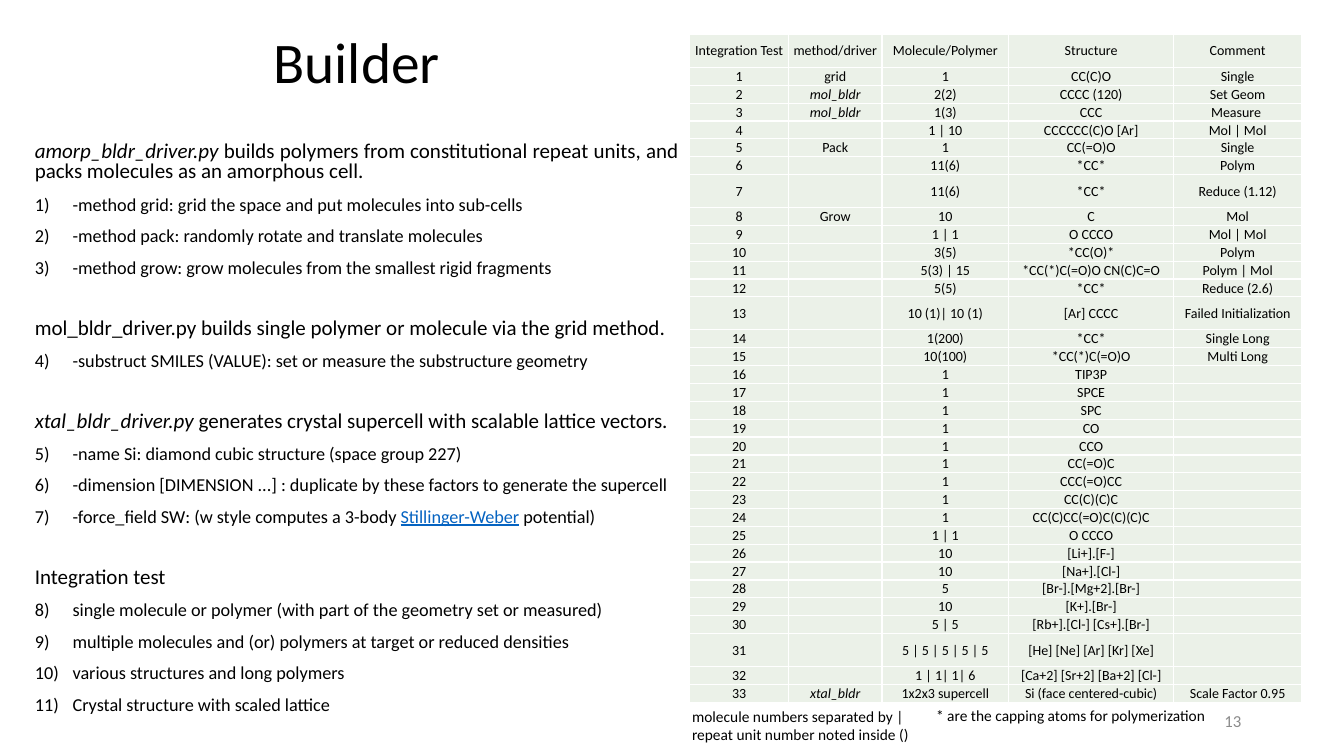
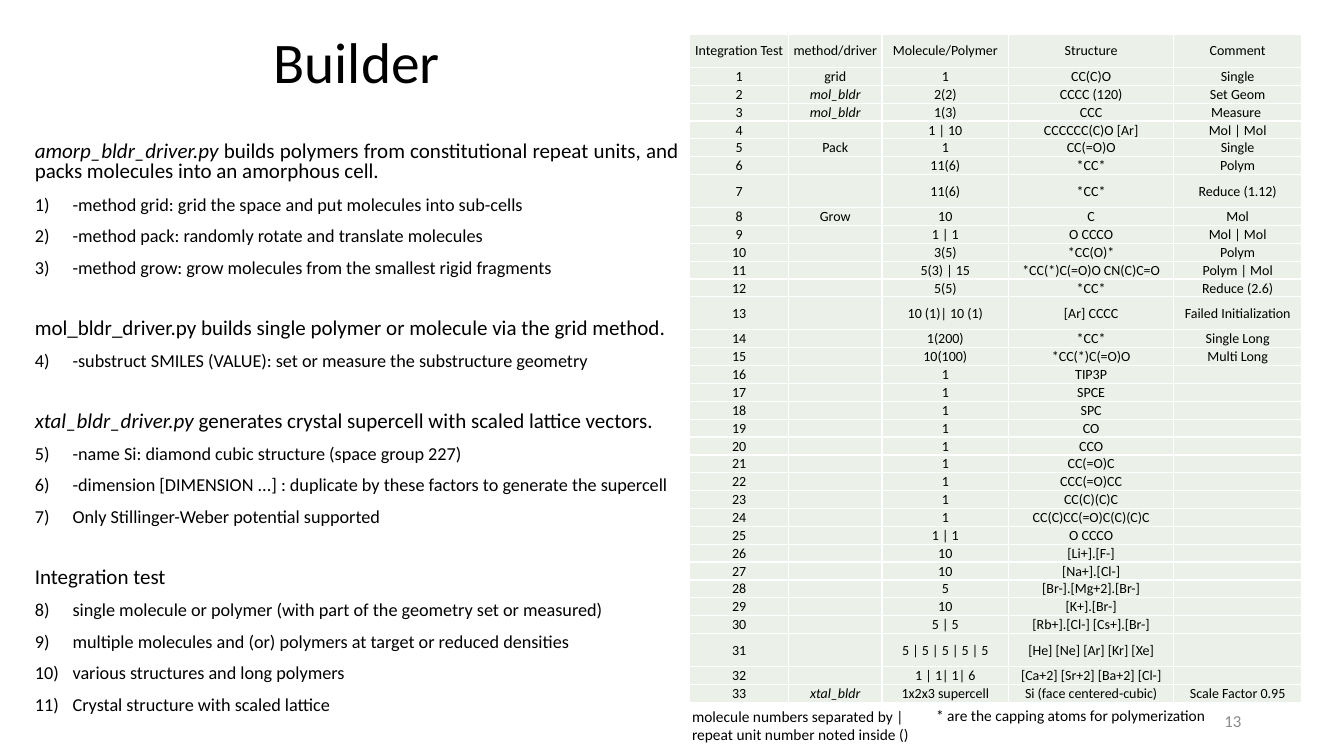
Before and after one commit to zhteg4pvt/nemd, a slide deck: slide 13 of docs/power_point/nemd.pptx. Drawn at 1344x756 pixels with LibreOffice and Linux fonts; fonts in the diff are those of the drawing. Boxes give left, top, right and bottom in pixels: in the first picture for what was removed or moved away, otherwise in the second. Text is boxed around its words. In the diff, an @@ line names an element or a change of style, - is before the commit and + after.

```diff
--- a/docs/power_point/nemd.pptx
+++ b/docs/power_point/nemd.pptx
@@ text at (35, 143, 678, 182): text changed @@
-amorp_bldr_driver.py builds polymers from constitutional repeat units, and packs molecules as an amorphous cell.
+amorp_bldr_driver.py builds polymers from constitutional repeat units, and packs molecules into an amorphous cell.
@@ text at (35, 413, 653, 432): text changed @@
-xtal_bldr_driver.py generates crystal supercell with scalable lattice vectors.
+xtal_bldr_driver.py generates crystal supercell with scaled lattice vectors.
@@ text at (73, 510, 380, 526): text changed @@
-3) -force_field SW: (w style computes a 3-body Stillinger-Weber potential)
+3) Only Stillinger-Weber potential supported
```
Also in this commit, not shown: 3 other slides changed.
